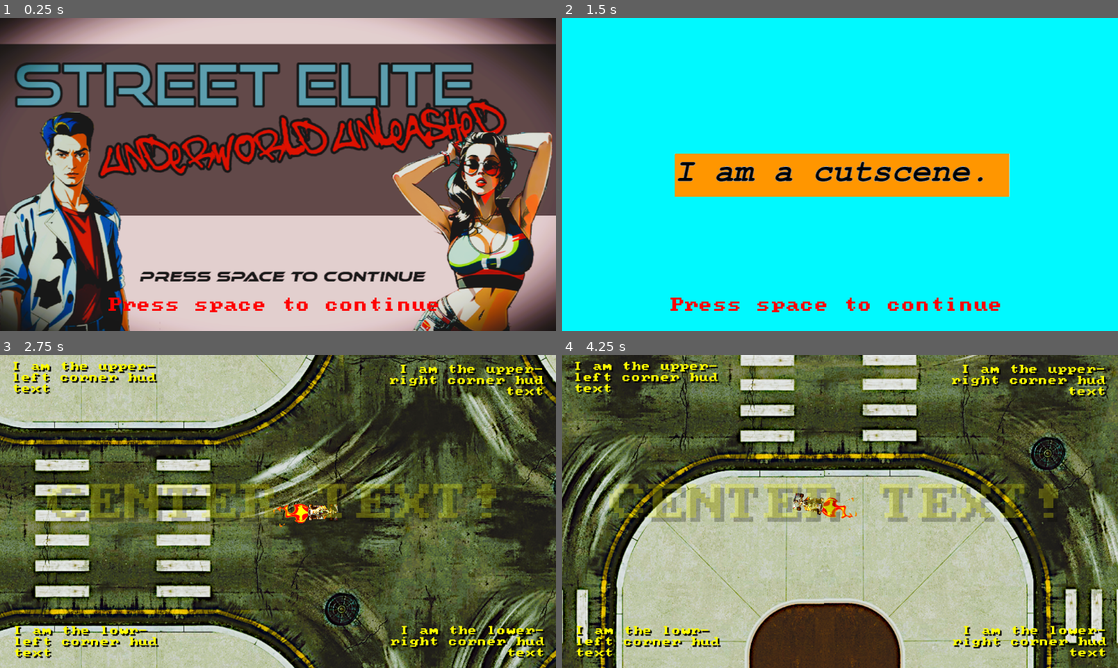
Above: before the commit, frames 1-4 (two rows, left to right).
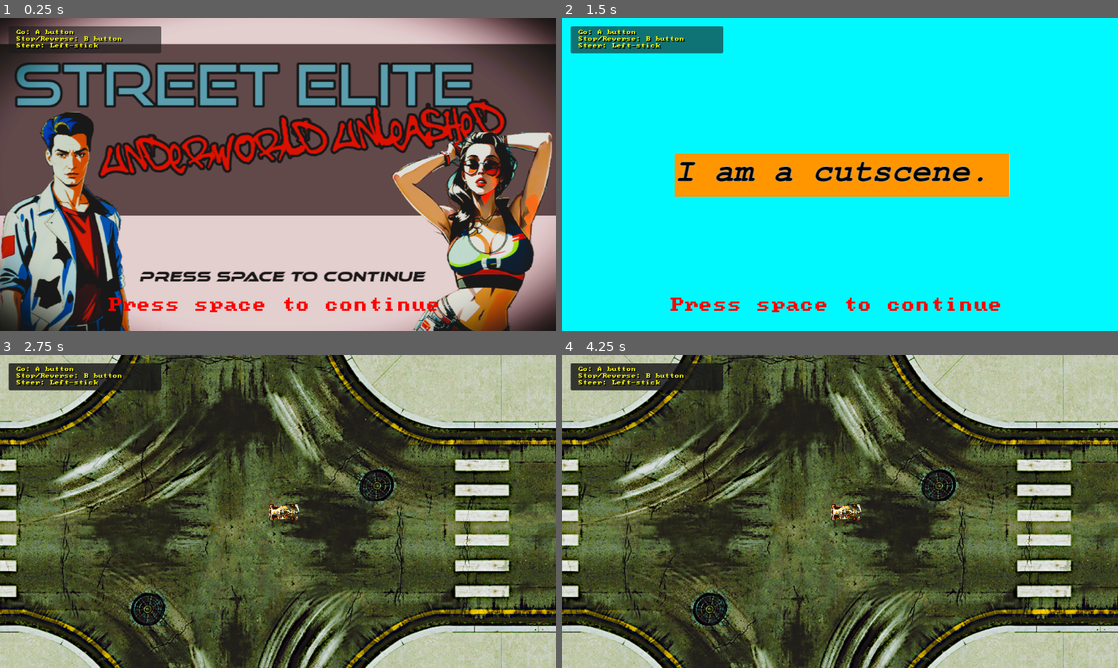
Above: after the commit, the same moments.

Repository: danglenzig/seuu
Game: Godot game, scene res://Refactor01/refactor01_shot_caller.tscn
Two runs of this game, one before a commit and one after it. Both use one fixed random seed, a clock stepped at 60 frames per second and the inputs below.
Inputs:
- Up to frame 1 (0.25 s): no input
- Up to frame 2 (1.5 s): tap Space (continue) at 0.5, 1.25 s; hold D (player_move_right) 0.53-1.28 s; hold Enter (boost) 0.53-1.28 s; hold Shift (brake) from 1.28 s (still down); tap Enter (boost) at 1.35 s
- Up to frame 3 (2.75 s): tap Space (continue) at 2, 2.1 s; release Shift (brake) at 2.03 s; hold D (player_move_right) from 2.03 s (still down); hold Enter (boost) from 2.03 s (still down)
- Up to frame 4 (4.25 s): release D (player_move_right) at 2.78 s; release Enter (boost) at 2.78 s; hold W (player_move_up) 2.78-3.53 s; tap Enter (boost) at 2.85 s; hold A (player_move_left) from 3.53 s (still down); hold Enter (boost) from 3.53 s (still down)

The runs differ from the first frame. In frame 1, 2.2% of the frame differs, in the area x 1-29%, y 2-12%; in frame 2, 2.4%; in frame 3, 76%; in frame 4, 88%, in the area x 0-100%, y 0-100%.

Commit message:
new xonly controls

Diff:
--- a/seuu_rp_refactor_01/Refactor01/CarStuff/player_object.gd
+++ b/seuu_rp_refactor_01/Refactor01/CarStuff/player_object.gd
@@ -4,6 +4,9 @@
 func print_to_console(the_string: String):
 	print(str(my_name, " says: ", the_string))
 ##################################################
+
+enum  ControlsMode {XONLY, XY}
+@export var controls_mode: ControlsMode
 
 @export var boost_dampening: float = 0.5
 
@@ -70,11 +73,22 @@
 	pass
 
 func _physics_process(delta):
-	handle_rb_movement()
-	handle_sprite_rotation()
+
+	if controls_mode == ControlsMode.XY:
+		handle_rb_movement()
+		handle_sprite_rotation()
+		handle_rb_boost()
+
+	if controls_mode == ControlsMode.XONLY:
+
+		handle_xonly_controls()
+
+
+		handle_rb_brakes()
+
 	handle_shadow()
-	handle_rb_boost()
-	handle_rb_brakes()
+
+
 
 func handle_move_input():
 	var move_input_v2: Vector2 = Vector2.ZERO
@@ -105,6 +119,42 @@
 
 func handle_action_input():
 	pass
+
+
+
+func handle_xonly_controls():
+	var current_speed = abs(get_linear_velocity().length())
+	var move_force = 1 - (current_speed / current_max_speed)
+	move_force *= my_move_speed
+	if not is_airborne:
+		if can_move:
+			if Input.is_action_pressed("go"):
+				set_linear_damp(my_linear_drag)
+				var current_rotation = my_sprite.rotation
+				var local_forward = Vector2(1,0).rotated(current_rotation)
+				self.apply_central_force(local_forward * move_force)
+			elif Input.is_action_pressed("stop"):
+				set_linear_damp(my_linear_drag * my_braking_power)
+				var current_rotation = my_sprite.rotation
+				var local_forward = Vector2(1,0).rotated(current_rotation)
+				self.apply_central_force(local_forward * -move_force * 0.33)
+			else:
+				set_linear_damp(my_linear_drag)
+			xonly_steering()
+
+func xonly_steering():
+	var steer_input: float = Input.get_axis("player_move_left", "player_move_right")
+	print_to_console(str(steer_input))
+	var move_input: float = 0
+	if Input.is_action_pressed("go"):
+		move_input += 1
+	elif Input.is_action_pressed("stop"):
+		move_input -= 1
+	if move_input != 0:
+		my_sprite.rotation += my_rotate_speed * steer_input
+	elif abs(get_linear_velocity().length()) > 100:
+		my_sprite.rotation += my_rotate_speed * steer_input
+
 
 func handle_rb_movement():
 	var the_move_input: Vector2 = handle_move_input()
--- a/seuu_rp_refactor_01/Refactor01/CarStuff/player_object.tscn
+++ b/seuu_rp_refactor_01/Refactor01/CarStuff/player_object.tscn
@@ -30,8 +30,11 @@
 [ext_resource type="Texture2D" uid="uid://cwuok3xpub5b2" path="res://Refactor01/VFX/ElectricalExplosion_16.png" id="27_qtpht"]
 [ext_resource type="Texture2D" uid="uid://cgvrdfvcn47al" path="res://Refactor01/CarStuff/car_01_shadow.png" id="28_63yx6"]
 
+[sub_resource type="PhysicsMaterial" id="PhysicsMaterial_82rbg"]
+bounce = 0.33
+
 [sub_resource type="CircleShape2D" id="CircleShape2D_rtox6"]
-radius = 18.4391
+radius = 21.0237
 
 [sub_resource type="CapsuleShape2D" id="CapsuleShape2D_5ig4b"]
 radius = 57.0
@@ -144,11 +147,12 @@
 
 [node name="player_object" type="RigidBody2D"]
 rotation = 1.5708
+physics_material_override = SubResource("PhysicsMaterial_82rbg")
 script = ExtResource("1_mxsti")
 boost_dampening = 0.09
 
 [node name="RBCollisionCircle" type="CollisionShape2D" parent="."]
-position = Vector2(0, -13)
+position = Vector2(-2.57492e-05, -7)
 shape = SubResource("CircleShape2D_rtox6")
 
 [node name="CarSprite" type="Sprite2D" parent="."]
@@ -162,6 +166,7 @@
 shape = SubResource("CapsuleShape2D_5ig4b")
 
 [node name="RocketVFX" type="AnimatedSprite2D" parent="CarSprite"]
+visible = false
 z_index = -10
 z_as_relative = false
 position = Vector2(11, 208)
--- a/seuu_rp_refactor_01/Refactor01/ExploreScenes/refactor01_explore_level.gd
+++ b/seuu_rp_refactor_01/Refactor01/ExploreScenes/refactor01_explore_level.gd
@@ -17,7 +17,8 @@
 	print_to_console("You are now in an explore mode level")
 	player_object.position = player_start.position
 
-	shot_caller.set_explore_hud_panel_visible(true)
+	shot_caller.set_explore_hud_panel_visible(false)
+	shot_caller.set_controls_help_visible(true)
 
 
 # Called every frame. 'delta' is the elapsed time since the previous frame.
--- a/seuu_rp_refactor_01/Refactor01/InfoFiles/car_info_01.gd
+++ b/seuu_rp_refactor_01/Refactor01/InfoFiles/car_info_01.gd
@@ -1,13 +1,13 @@
 extends Resource
 
 var vehicle_name = "Carl Carson, the Car"
-var move_speed: float = 7500
+var move_speed: float = 5000
 var start_max_speed: float = 10000
-var rotate_speed: float = .75
-var linear_drag: float = 8
+var rotate_speed: float = PI/60
+var linear_drag: float = 4
 var move_drag: float = .25
-var xy_slerp_factor: float = .05
+var xy_slerp_factor: float = .10
 var boost_factor: float = 1.001
-var braking_power: float = 9
+var braking_power: float = 1.5
 var max_health: float = 105
 var damage_per_hit: float = 7
--- a/seuu_rp_refactor_01/Refactor01/refactor01_shot_caller.gd
+++ b/seuu_rp_refactor_01/Refactor01/refactor01_shot_caller.gd
@@ -16,7 +16,7 @@
 var current_scene: Node2D = null
 var current_menu: Node2D = null
 
-@export var start_at_scene_number: int = 0
+@export var start_at_scene_number: int
 
 '''
 the three types of tier-2 scenes: explore, race, menu, and cutscene
@@ -51,6 +51,7 @@
 var hud_cutscene_dialog_panel: Panel
 var hud_cutscene_slide: Sprite2D
 var quest_menu_panel: Panel
+var controls_help_panel: Panel
 
 func _ready():
 
@@ -64,6 +65,7 @@
 	hud_cutscene_dialog_panel = hud_cutscene_mode_panel.get_node("cutscene_dialog_panel")
 	hud_cutscene_slide = hud_cutscene_mode_panel.get_node("cutscene_slide")
 	quest_menu_panel = hud_canvas.get_node("QuestMenuPanel")
+	controls_help_panel = hud_canvas.get_node("ControlsHelp")
 
 	hud_explore_mode_panel.visible = false
 	hud_race_mode_panel.visible = false
@@ -72,6 +74,8 @@
 	hud_cutscene_dialog_panel.visible = false
 
 	quest_menu_panel.visible = false
+
+	controls_help_panel.visible = false
 
 	current_scene = null
 	current_menu = null
@@ -124,6 +128,9 @@
 
 ######### HUD functions ##########
 
+func set_controls_help_visible(the_bool: bool):
+	controls_help_panel.visible = the_bool
+
 func set_explore_hud_panel_visible(the_bool: bool):
 	hud_explore_mode_panel.visible = the_bool
 
--- a/seuu_rp_refactor_01/Refactor01/refactor01_shot_caller.tscn
+++ b/seuu_rp_refactor_01/Refactor01/refactor01_shot_caller.tscn
@@ -7,10 +7,12 @@
 
 [node name="refactor01_shot_caller" type="Node"]
 script = ExtResource("1_tqldx")
+start_at_scene_number = 2
 
 [node name="CanvasLayer" type="CanvasLayer" parent="."]
 
 [node name="ExploreModePanel" type="Panel" parent="CanvasLayer"]
+visible = false
 self_modulate = Color(1, 1, 1, 0)
 anchors_preset = 8
 anchor_left = 0.5
@@ -213,3 +215,47 @@
 And so on"
 horizontal_alignment = 1
 autowrap_mode = 3
+
+[node name="ControlsHelp" type="Panel" parent="CanvasLayer"]
+offset_left = 18.0
+offset_top = 17.0
+offset_right = 334.0
+offset_bottom = 73.0
+
+[node name="Label" type="Label" parent="CanvasLayer/ControlsHelp"]
+visible = false
+layout_mode = 0
+offset_left = 17.0
+offset_top = 14.0
+offset_right = 309.0
+offset_bottom = 55.0
+theme_override_colors/font_color = Color(1, 1, 0, 1)
+theme_override_colors/font_shadow_color = Color(0, 0, 0, 1)
+theme_override_constants/shadow_offset_x = 2
+theme_override_constants/shadow_offset_y = 2
+theme_override_fonts/font = ExtResource("2_cfhqs")
+theme_override_font_sizes/font_size = 10
+text = "Move: Left-stick / WASD
+Boost: Right-trigger /Enter"
+
+[node name="ControlsHelpXOnly" type="Panel" parent="CanvasLayer"]
+offset_left = 18.0
+offset_top = 17.0
+offset_right = 334.0
+offset_bottom = 73.0
+
+[node name="Label" type="Label" parent="CanvasLayer/ControlsHelpXOnly"]
+layout_mode = 0
+offset_left = 16.0
+offset_top = 7.0
+offset_right = 308.0
+offset_bottom = 49.0
+theme_override_colors/font_color = Color(1, 1, 0, 1)
+theme_override_colors/font_shadow_color = Color(0, 0, 0, 1)
+theme_override_constants/shadow_offset_x = 2
+theme_override_constants/shadow_offset_y = 2
+theme_override_fonts/font = ExtResource("2_cfhqs")
+theme_override_font_sizes/font_size = 10
+text = "Go: A button
+Stop/Reverse: B button
+Steer: Left-stick"
--- a/seuu_rp_refactor_01/project.godot
+++ b/seuu_rp_refactor_01/project.godot
@@ -96,6 +96,16 @@
 "events": [Object(InputEventJoypadMotion,"resource_local_to_scene":false,"resource_name":"","device":-1,"axis":0,"axis_value":1.0,"script":null)
 ]
 }
+go={
+"deadzone": 0.5,
+"events": [Object(InputEventJoypadButton,"resource_local_to_scene":false,"resource_name":"","device":-1,"button_index":0,"pressure":0.0,"pressed":true,"script":null)
+]
+}
+stop={
+"deadzone": 0.5,
+"events": [Object(InputEventJoypadButton,"resource_local_to_scene":false,"resource_name":"","device":-1,"button_index":1,"pressure":0.0,"pressed":true,"script":null)
+]
+}
 
 [rendering]
 
Not shown: 1 places in seuu_rp_refactor_01/Refactor01/CarStuff/player_object.tscn that only renumber resources
Not shown, changed: seuu_rp_refactor_01/scratch.txt
